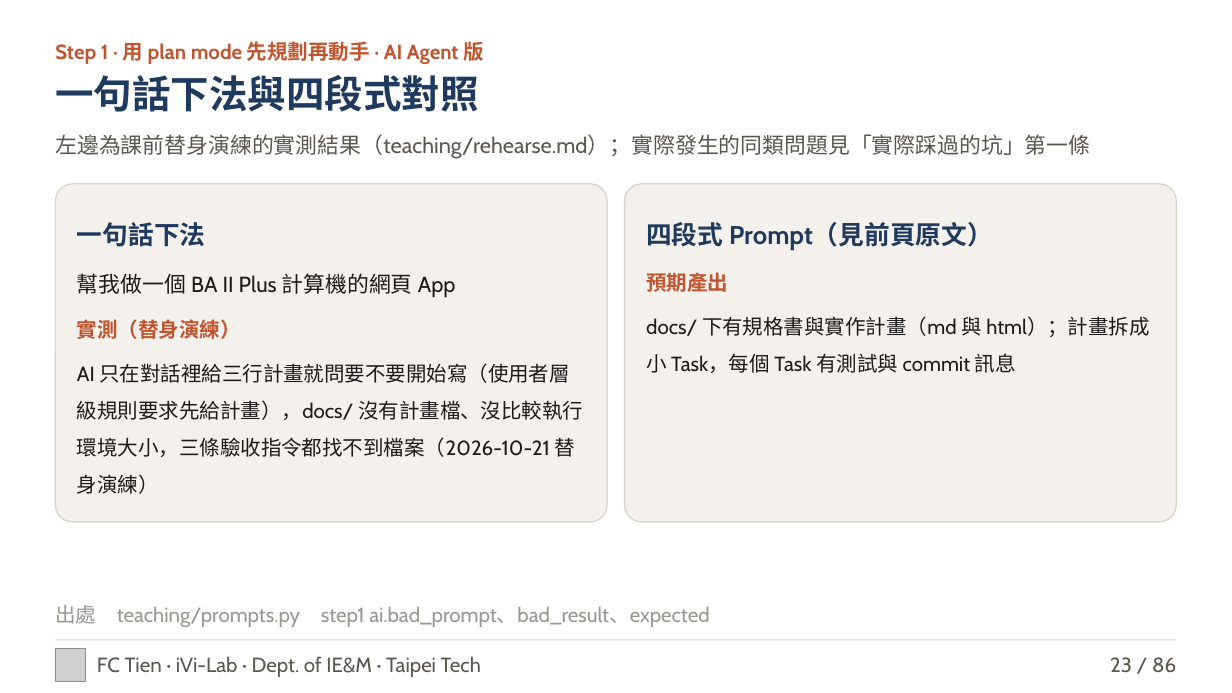
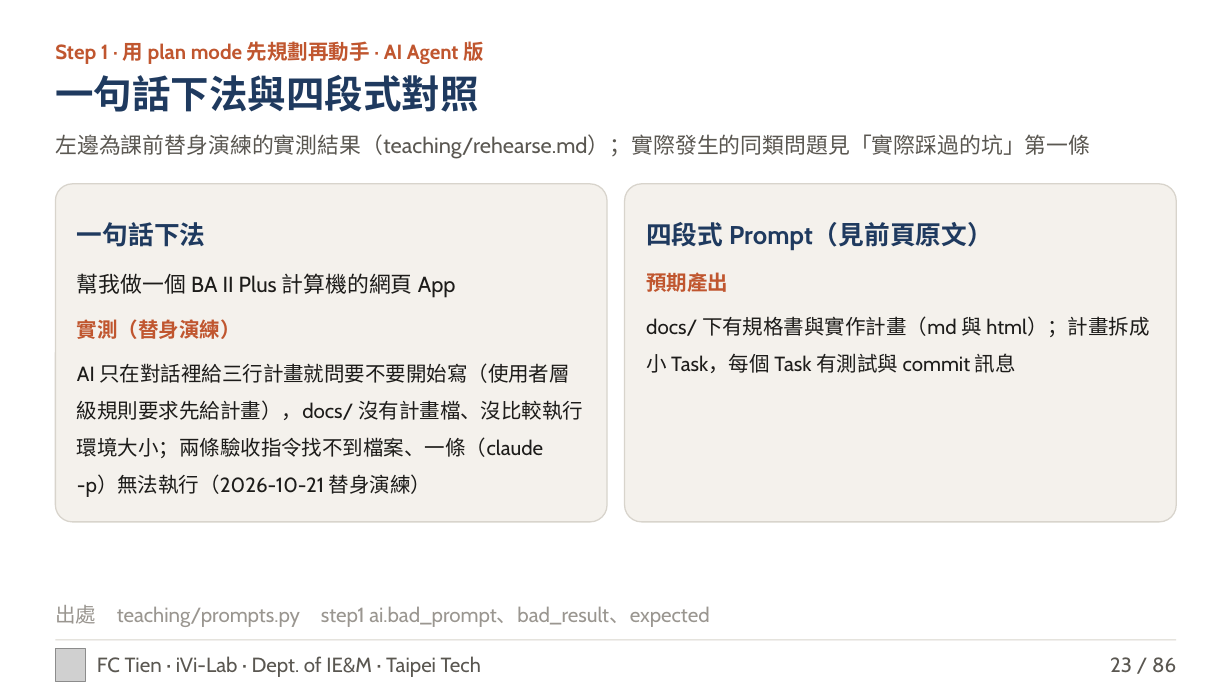
Before and after one commit to fctien/Statistics-Accouting-Calculator, a slide deck: slide 23 of teaching/out/BACalc_AI.pptx. Drawn at 1232x693 pixels with LibreOffice and Linux fonts; fonts in the diff are those of the drawing; grey boxes stand for pictures. Boxes give left, top, right and bottom in pixels: in the first picture for what was removed or moved away, otherwise in the second. Text is boxed around its words. In the diff, an @@ line names an element or a change of style, - is before the commit and + after.

```diff
--- a/teaching/out/BACalc_AI.pptx
+++ b/teaching/out/BACalc_AI.pptx
@@ text in rounded rectangle at bbox=[77, 363, 583, 497]: text changed @@
-AI 只在對話裡給三行計畫就問要不要開始寫（使用者層級規則要求先給計畫），docs/ 沒有計畫檔、沒比較執行環境大小，三條驗收指令都找不到檔案（2026-10-21 替身演練）
+AI 只在對話裡給三行計畫就問要不要開始寫（使用者層級規則要求先給計畫），docs/ 沒有計畫檔、沒比較執行環境大小；兩條驗收指令找不到檔案、一條（claude -p）無法執行（2026-10-21 替身演練）
```
Also in this commit, not shown: 15 other files.
